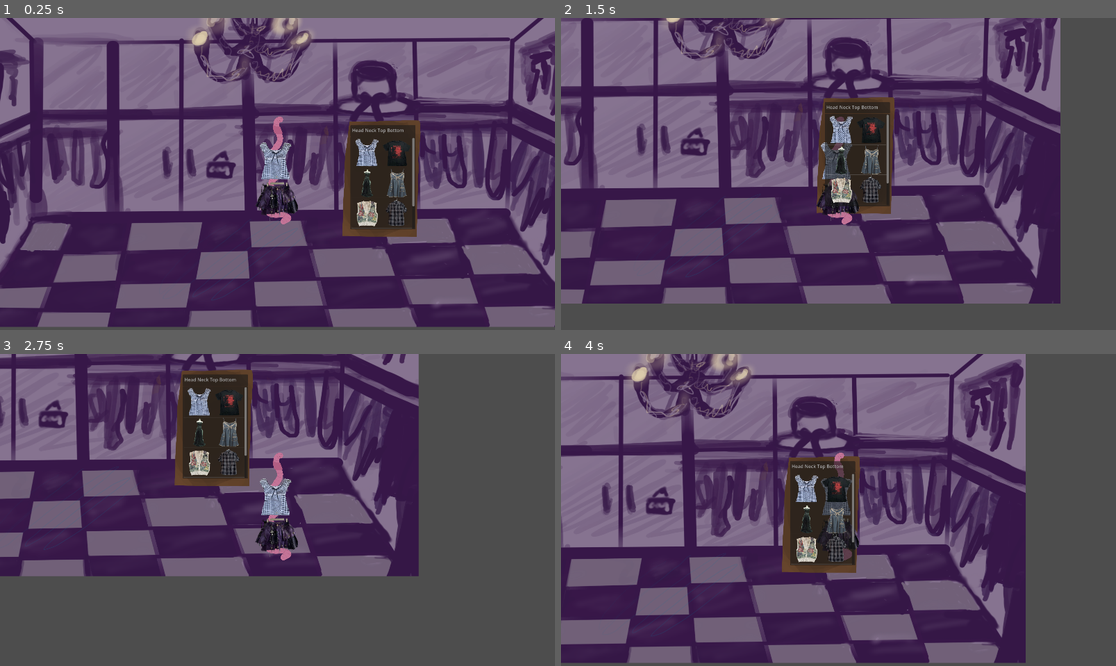
Above: before the commit, frames 1-4 (two rows, left to right).
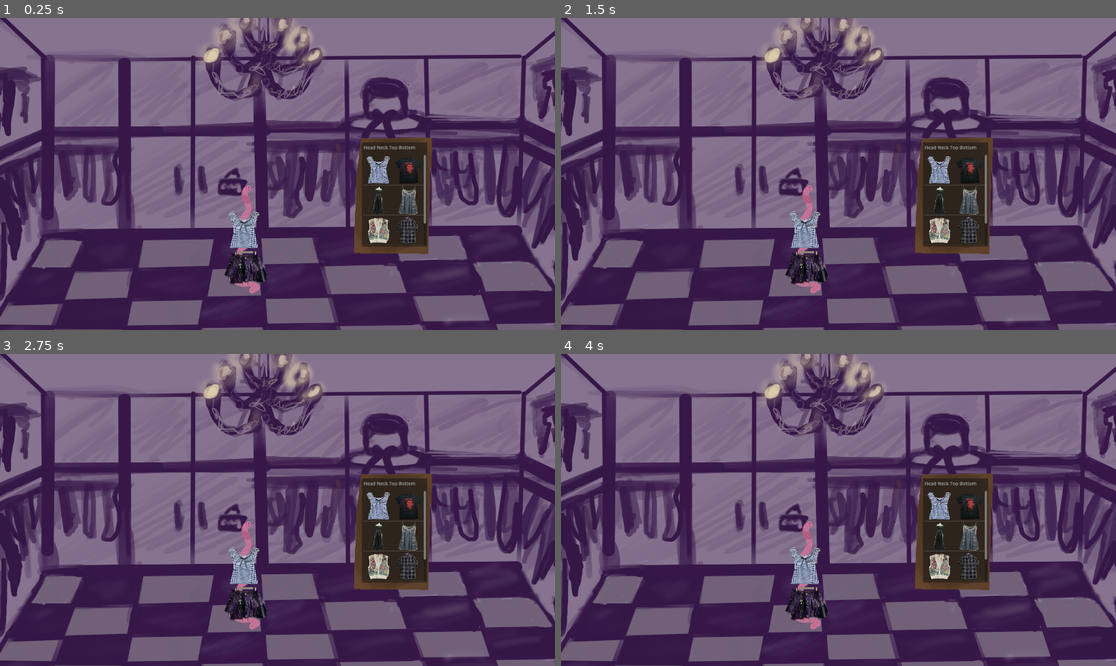
Above: after the commit, the same moments.

Repository: WiktorKociuba/worm-up
Game: Godot game, scene res://scenes/wardrobe.tscn
The game is run twice, just before and just after one commit, with the same random seed, the same clock (stepped at 60 frames per second) and the same inputs. This scene is started directly instead of the project's main scene.
Inputs:
- Up to frame 1 (0.25 s): no input
- Up to frame 2 (1.5 s): tap Enter at 0.5 s; hold D (right) 0.53-1.28 s; tap Alt at 0.6 s; hold S (down) from 1.28 s (still down); tap Shift at 1.35 s
- Up to frame 3 (2.75 s): release S (down) at 2.03 s; hold D (right) from 2.03 s (still down); tap Alt at 2.1 s
- Up to frame 4 (4 s): release D (right) at 2.78 s; hold W (up) 2.78-3.53 s; tap Shift at 2.85 s; hold A (left) from 3.53 s (still down); tap Alt at 3.6 s

The runs differ from the first frame. In frame 1, 54% of the frame differs, in the area x 0-100%, y 0-100%; in frame 2, 66%; in frame 3, 81%; in frame 4, 68%.

Commit message:
added jp

Diff:
--- /dev/null
+++ b/Test.tscn
@@ -0,0 +1,10 @@
+[gd_scene format=3 uid="uid://dnnka5th1gldj"]
+
+[ext_resource type="Texture2D" uid="uid://ocqr4kaowgws" path="res://icon.svg" id="1_mtyf4"]
+
+[node name="Node2D" type="Node2D"]
+
+[node name="Sprite2D" type="Sprite2D" parent="."]
+texture = ExtResource("1_mtyf4")
+
+[node name="Node2D" type="Node2D" parent="."]
--- /dev/null
+++ b/icon.svg
@@ -0,0 +1 @@
+<svg xmlns="http://www.w3.org/2000/svg" width="128" height="128"><rect width="124" height="124" x="2" y="2" fill="#363d52" stroke="#212532" stroke-width="4" rx="14"/><g fill="#fff" transform="translate(12.322 12.322)scale(.101)"><path d="M105 673v33q407 354 814 0v-33z"/><path fill="#478cbf" d="m105 673 152 14q12 1 15 14l4 67 132 10 8-61q2-11 15-15h162q13 4 15 15l8 61 132-10 4-67q3-13 15-14l152-14V427q30-39 56-81-35-59-83-108-43 20-82 47-40-37-88-64 7-51 8-102-59-28-123-42-26 43-46 89-49-7-98 0-20-46-46-89-64 14-123 42 1 51 8 102-48 27-88 64-39-27-82-47-48 49-83 108 26 42 56 81zm0 33v39c0 276 813 276 814 0v-39l-134 12-5 69q-2 10-14 13l-162 11q-12 0-16-11l-10-65H446l-10 65q-4 11-16 11l-162-11q-12-3-14-13l-5-69z"/><path d="M483 600c0 34 58 34 58 0v-86c0-34-58-34-58 0z"/><circle cx="725" cy="526" r="90"/><circle cx="299" cy="526" r="90"/></g><g fill="#414042" transform="translate(12.322 12.322)scale(.101)"><circle cx="307" cy="532" r="60"/><circle cx="717" cy="532" r="60"/></g></svg>
--- /dev/null
+++ b/scenes/kremówka.gd
@@ -0,0 +1,11 @@
+extends Sprite2D
+
+
+# Called when the node enters the scene tree for the first time.
+func _ready() -> void:
+    pass # Replace with function body.
+
+
+# Called every frame. 'delta' is the elapsed time since the previous frame.
+func _process(delta: float) -> void:
+    pass
--- a/scenes/market.tscn
+++ b/scenes/market.tscn
@@ -1,3 +1,26 @@
 [gd_scene format=3 uid="uid://bar2kbjaiyg13"]
 
+[ext_resource type="PackedScene" uid="uid://dnj1j2lvwgnkw" path="res://scenes/Player.tscn" id="1_aifk4"]
+[ext_resource type="Texture2D" uid="uid://dd5sghsm6fvvs" path="res://textures/Grafika_bez_nazwy (19).png" id="1_iks0y"]
+
 [node name="market" type="Node2D" unique_id=1301290233]
+
+[node name="GrafikaBezNazwy(19)" type="Sprite2D" parent="." unique_id=395194501]
+position = Vector2(-14.000004, -38)
+scale = Vector2(0.8364328, 0.8364329)
+texture = ExtResource("1_iks0y")
+
+[node name="Camera2D2" type="Camera2D" parent="." unique_id=1340023756]
+position = Vector2(-18, 45)
+
+[node name="Player" parent="." unique_id=239766747 instance=ExtResource("1_aifk4")]
+position = Vector2(-335.00003, 247)
+scale = Vector2(1.7200012, 1.7200012)
+enableCamera = false
+canWalk = false
+
+[node name="ProductItemList" type="ItemList" parent="." unique_id=1796295707]
+offset_left = 13.0
+offset_top = -195.0
+offset_right = 402.0
+offset_bottom = 382.29858
--- a/scenes/wardrobe.tscn
+++ b/scenes/wardrobe.tscn
@@ -28,8 +28,13 @@
 scale = Vector2(0.32324216, 0.2680664)
 texture = ExtResource("4_xgcoa")
 
+[node name="Camera2D2" type="Camera2D" parent="." unique_id=342410436]
+position = Vector2(-62, -118)
+
 [node name="CharacterBody2D" parent="." unique_id=239766747 instance=ExtResource("2_kft4c")]
-position = Vector2(-22, -59)
+position = Vector2(-171, 121)
+enableCamera = false
+canWalk = false
 
 [node name="BottomItemList" type="ItemList" parent="." unique_id=1510440075]
 visible = false
--- a/scripts/player.gd
+++ b/scripts/player.gd
@@ -4,12 +4,16 @@
 @export var neckItems: Array[Sprite2D] = []
 @export var topItems: Array[Sprite2D] = []
 @export var bottomItems: Array[Sprite2D] = []
+@export var enableCamera: bool = true
+@export var canWalk: bool = true
 
 const SPEED = 400.0
 const JUMP_VELOCITY = -400.0
 
 func _ready() -> void:
     setupClothes()
+    if not enableCamera:
+        $Camera2D.visible = false
     Clothes.clothesChanged.connect(setupClothes)
 
 func setupClothes() -> void:
@@ -36,6 +40,8 @@
         bottomItems[Clothes.bottom].visible = true
 
 func _physics_process(delta: float) -> void:
+    if not canWalk:
+        return
     var direction := Input.get_axis("left", "right")
     if direction:
         velocity.x = direction * SPEED
Not shown, added: addons/godot_super-wakatime/api_key_prompt.tscn
Not shown, added: addons/godot_super-wakatime/counter.tscn
Not shown, added: addons/godot_super-wakatime/decompressor.gd
Not shown, added: addons/godot_super-wakatime/decompressor.gd.uid
Not shown, added: addons/godot_super-wakatime/godot_super-wakatime.gd
Not shown, added: addons/godot_super-wakatime/godot_super-wakatime.gd.uid
Not shown, added: addons/godot_super-wakatime/plugin.cfg
Not shown, added: addons/godot_super-wakatime/utils.gd
Not shown, added: addons/godot_super-wakatime/utils.gd.uid
Not shown, added: icon.svg.import
Binary file added: images/godotwaka.png
Not shown, added: images/godotwaka.png.import
(and 16 more such lines)
